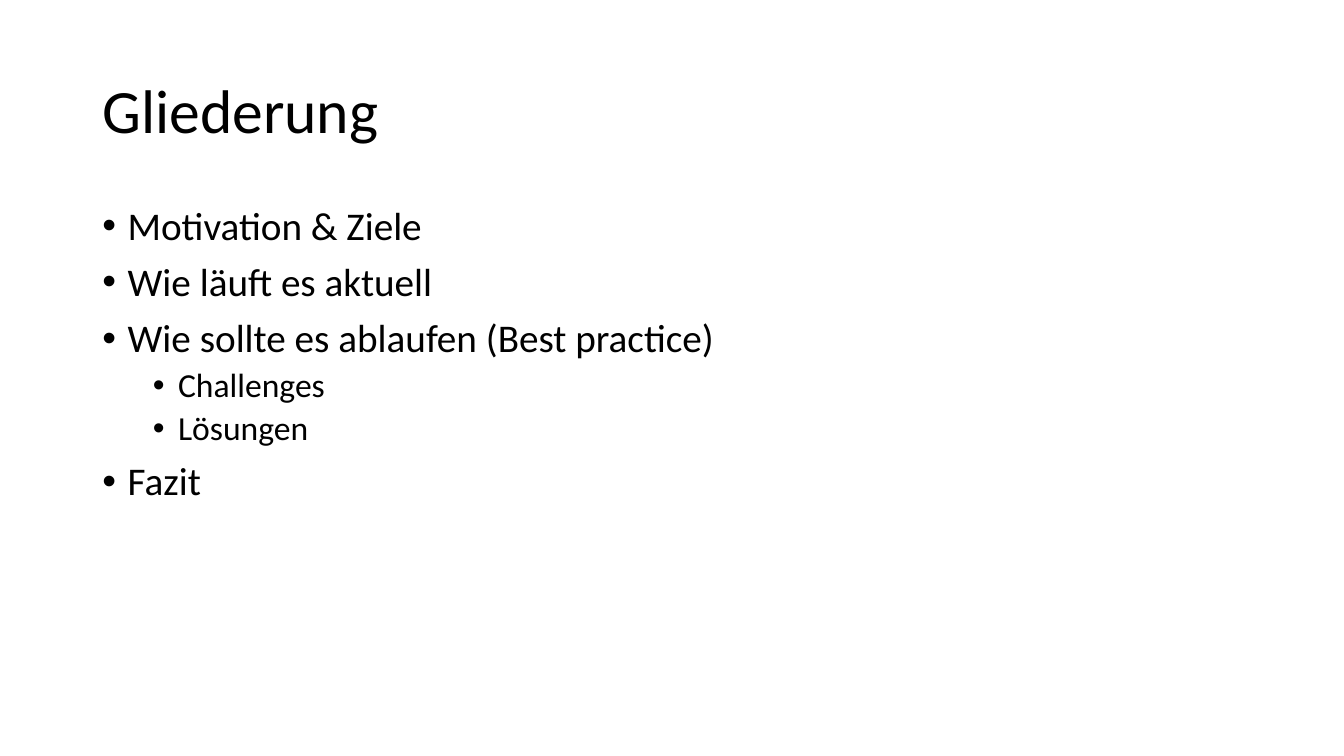
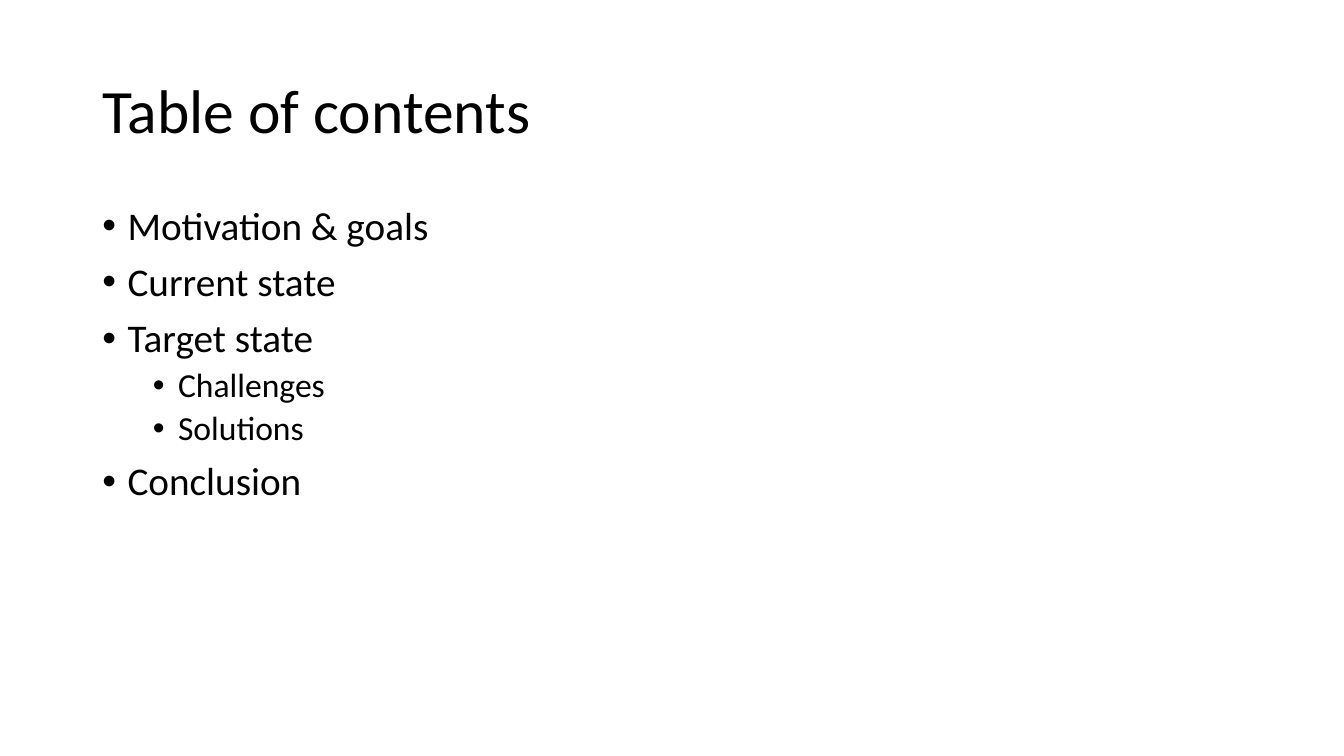
Before and after one commit to AndreasNeuhierl/InnoMgmt, a slide deck: slide 2 of PPT_KI_Innovation.pptx. Drawn at 1344x756 pixels with LibreOffice and Linux fonts; fonts in the diff are those of the drawing. Boxes give left, top, right and bottom in pixels: in the first picture for what was removed or moved away, otherwise in the second. Text is boxed around its words. In the diff, an @@ line names an element or a change of style, - is before the commit and + after.

```diff
--- a/PPT_KI_Innovation.pptx
+++ b/PPT_KI_Innovation.pptx
@@ title at box(102, 90, 530, 134): text changed @@
-Gliederung
+Table of contents
@@ text at box(128, 212, 428, 359): text changed @@
-• Motivation & Ziele
-• Wie läuft es aktuell
-• Wie sollte es ablaufen (Best practice)
+• Motivation & goals
+• Current state
+• Target state
@@ text at box(128, 416, 304, 496): text changed; size 24 to 28 pt @@
-  • Lösungen
-• Fazit
+  • Solutions
+• Conclusion
```
Also in this commit, not shown: 5 slides added, 1 slide removed, 1 other file.
